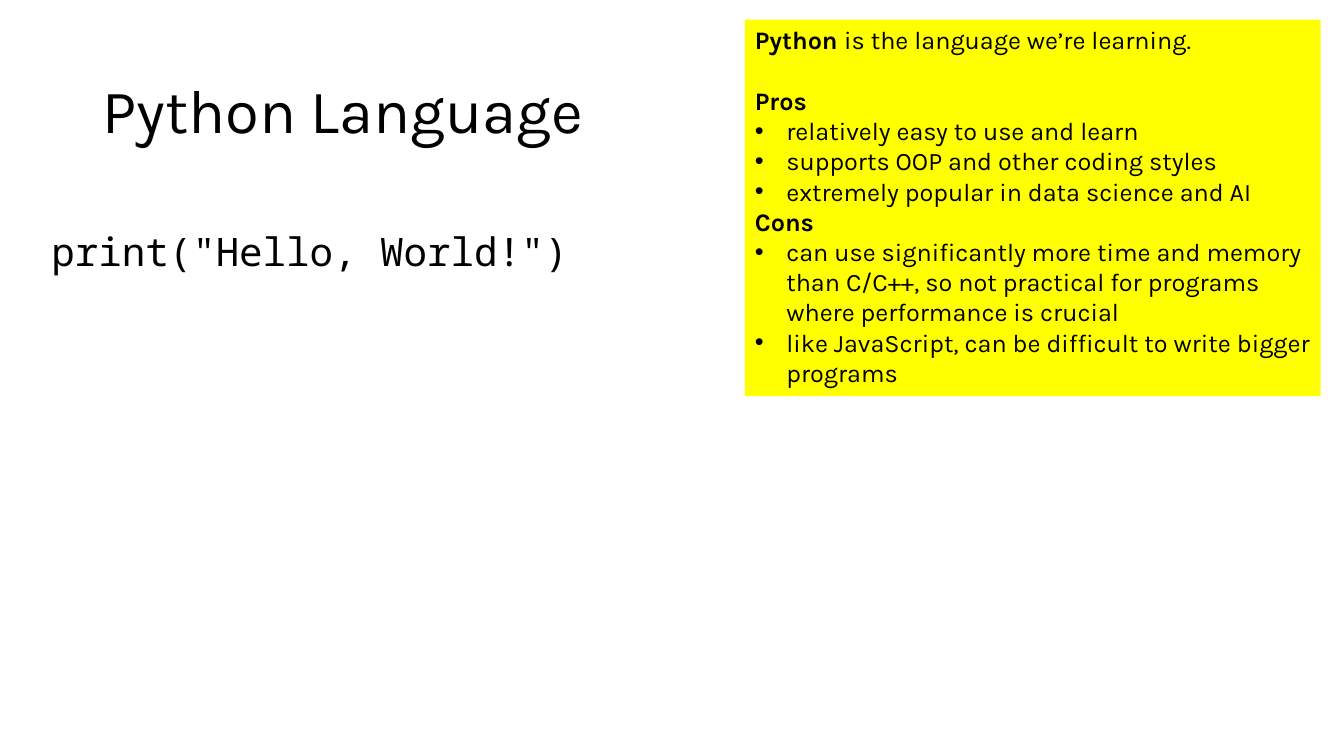
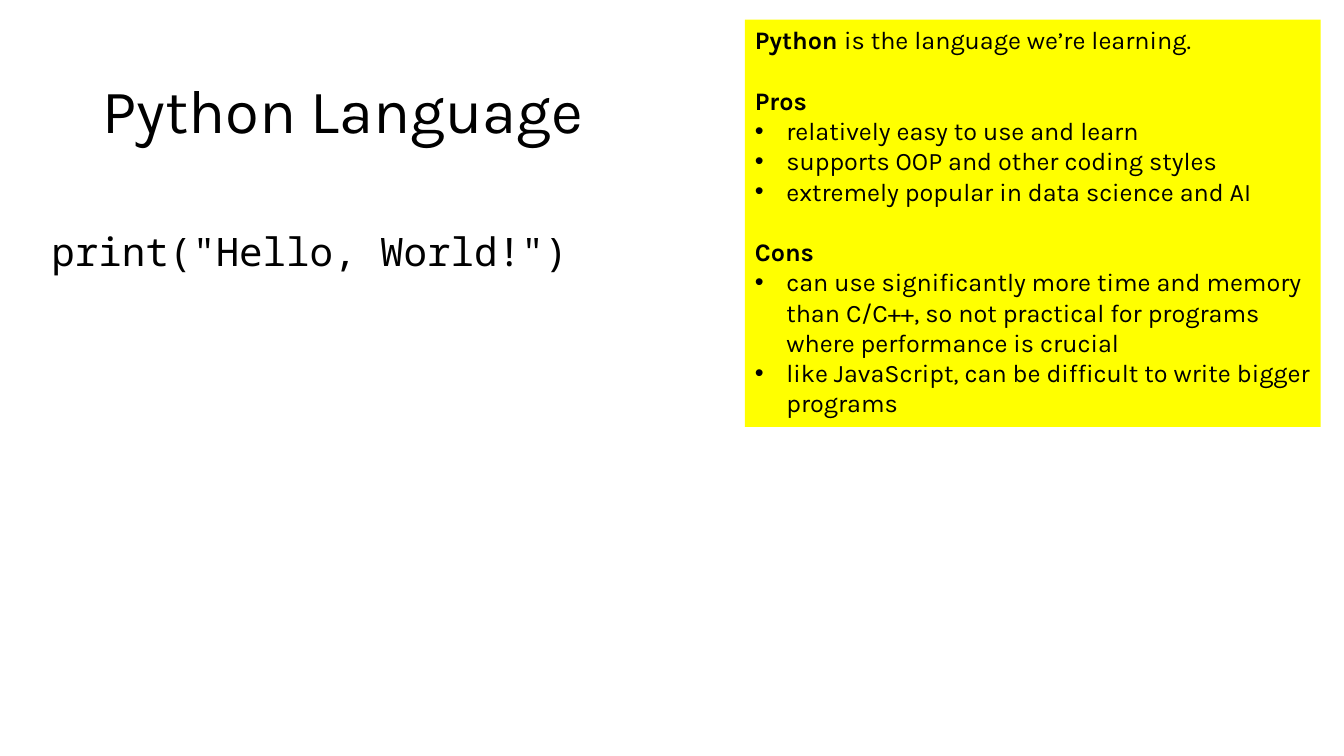
Before and after one commit to tjd1234/cmpt120spring2026, a slide deck: slide 15 of lecture_notes/chapter1/chapter1.pptx. Drawn at 1344x756 pixels with LibreOffice and Linux fonts; fonts in the diff are those of the drawing. Boxes give left, top, right and bottom in pixels: in the first picture for what was removed or moved away, otherwise in the second. Text is boxed around its words. In the diff, an @@ line names an element or a change of style, - is before the commit and + after.

```diff
--- a/lecture_notes/chapter1/chapter1.pptx
+++ b/lecture_notes/chapter1/chapter1.pptx
@@ rectangle "Python is the language we’re ...": place and size @@
-rectangle "Python is the language we’re ..." at <box>745,20,1321,397</box>
+rectangle "Python is the language we’re ..." at <box>745,20,1321,427</box>
```
Also in this commit, not shown: 4 other slides changed, 1 slide removed.
